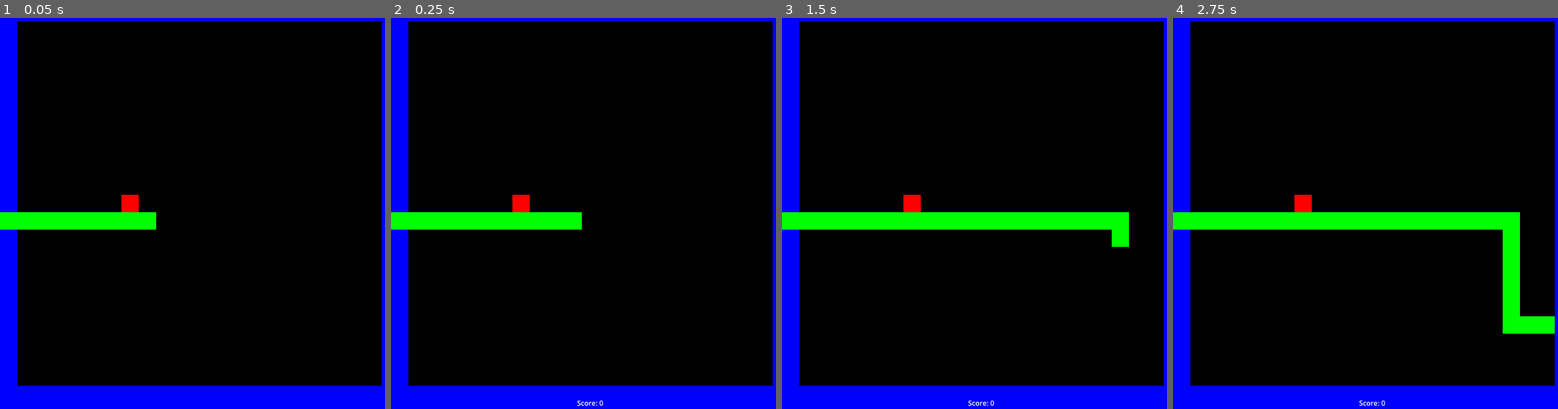
Above: before the commit, frames 1-4 (left to right).
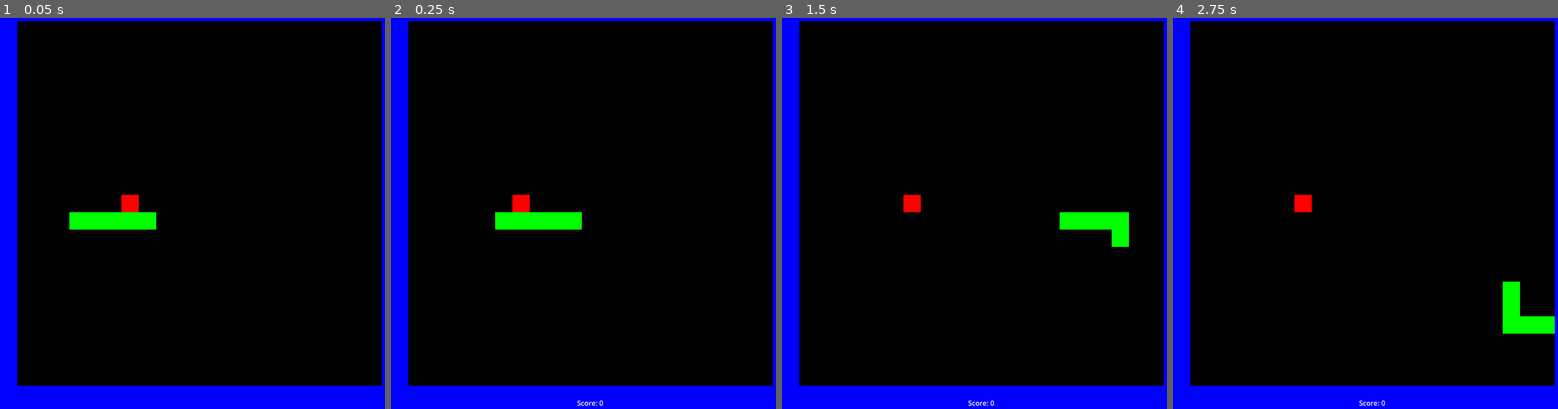
Above: after the commit, the same moments.

Repository: jedim101/snake
Game: Godot game, scene res://scenes/main.tscn
Two runs of this game, one before a commit and one after it. Both use one fixed random seed, a clock stepped at 60 frames per second and the inputs below.
Inputs:
- Up to frame 1 (0.05 s): no input
- Up to frame 2 (0.25 s): no input
- Up to frame 3 (1.5 s): hold Right (move_right) 0.53-1.28 s; hold Down (move_down) from 1.28 s (still down)
- Up to frame 4 (2.75 s): release Down (move_down) at 2.03 s; hold Right (move_right) from 2.03 s (still down)

The runs differ from the first frame. In frame 1, 0.8% of the frame differs, in the area x 0-19%, y 49-55%; in frame 2, 1.2%; in frame 3, 3.3%; in frame 4, 4.7%, in the area x 0-91%, y 49-68%.

Commit message:
ready for publish

Diff:
--- a/scenes/main.tscn
+++ b/scenes/main.tscn
@@ -5,7 +5,7 @@
 
 [node name="Main" type="Node"]
 script = ExtResource("1_s41xl")
-start_length = 440
+start_length = 5
 
 [node name="Sprite2D" type="Sprite2D" parent="."]
 position = Vector2(460, 460)
Not shown, added: export_presets.cfg
